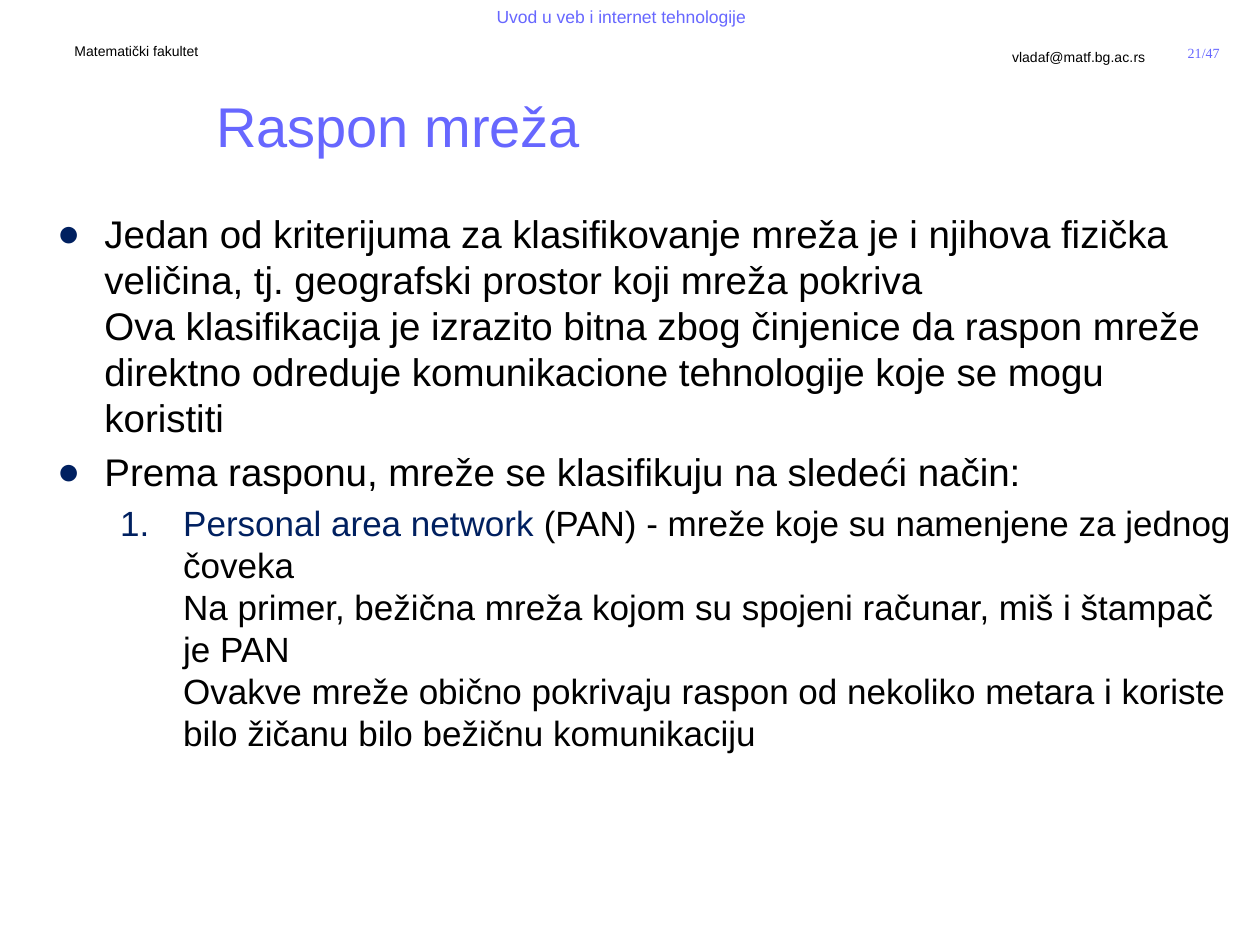
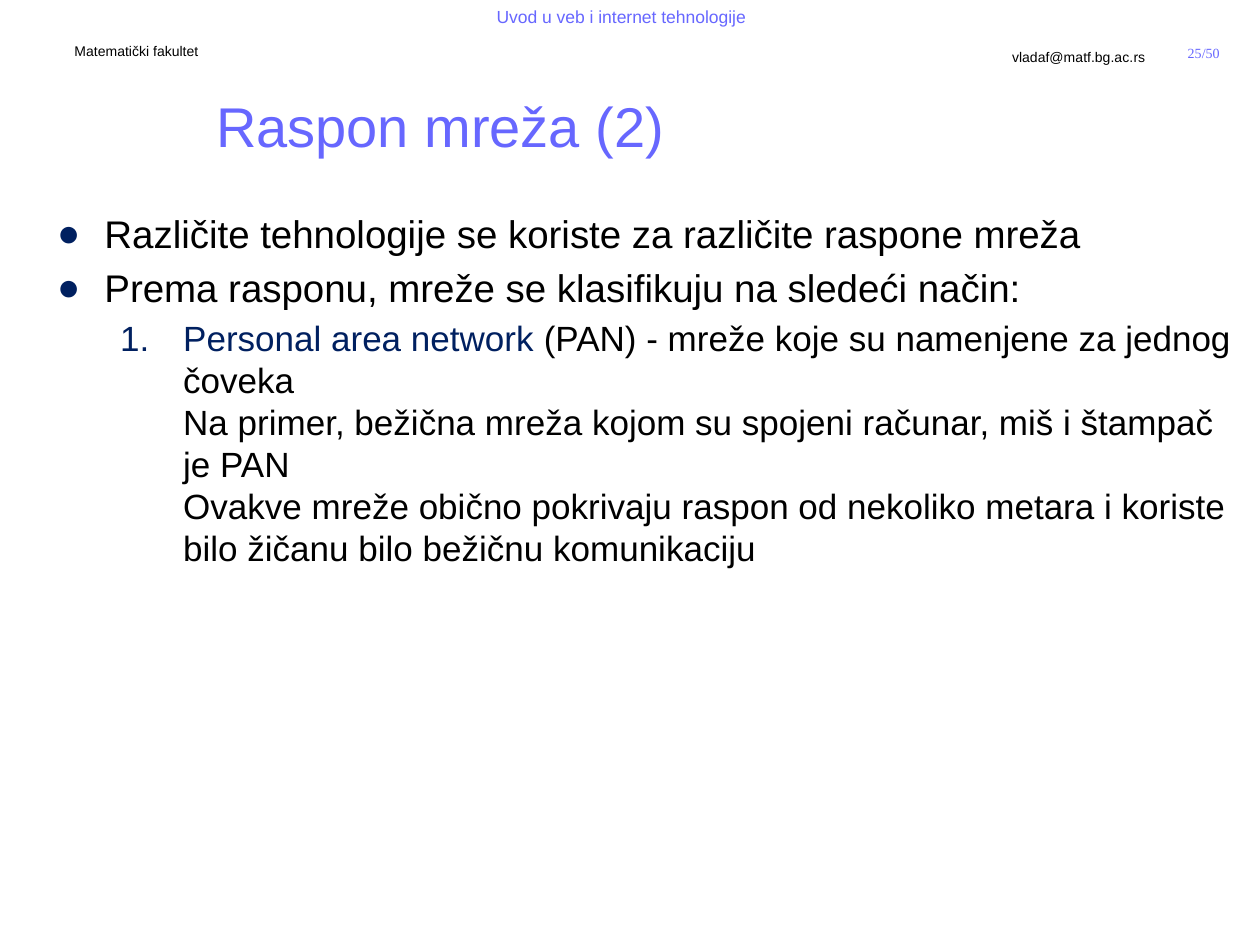
Before and after one commit to MatfUVIT/info, a slide deck: slide 25 of predavanja/prezentacije/UVIT01-01-Uvod u racunarske mreze.pptx (slide 21 before the commit). Drawn at 1260x945 pixels with LibreOffice and Linux fonts; fonts in the diff are those of the drawing; background and template pictures are left out. Boxes give left, top, right and bottom in pixels: in the first picture for what was removed or moved away, otherwise in the second. Text is boxed around its words. In the diff, an @@ line names an element or a change of style, - is before the commit and + after.

```diff
--- a/predavanja/prezentacije/UVIT01-01-Uvod u racunarske mreze.pptx
+++ b/predavanja/prezentacije/UVIT01-01-Uvod u racunarske mreze.pptx
@@ page number at (1188, 49, 1220, 58): text changed @@
-21/47
+25/50
@@ title at (216, 106, 664, 157): text changed @@
-Raspon mreža
+Raspon mreža (2)
@@ text at (104, 220, 1081, 255): text changed @@
-● Jedan od kriterijuma za klasifikovanje mreža je i njihova fizička veličina, tj. geografski prostor koji mreža pokriva
-  Ova klasifikacija je izrazito bitna zbog činjenice da raspon mreže direktno odreduje komunikacione tehnologije koje se mogu koristiti
+● Različite tehnologije se koriste za različite raspone mreža
```
Also in this commit, not shown: 26 other slides changed, 7 slides added, 1 slide removed, 4 other files.
